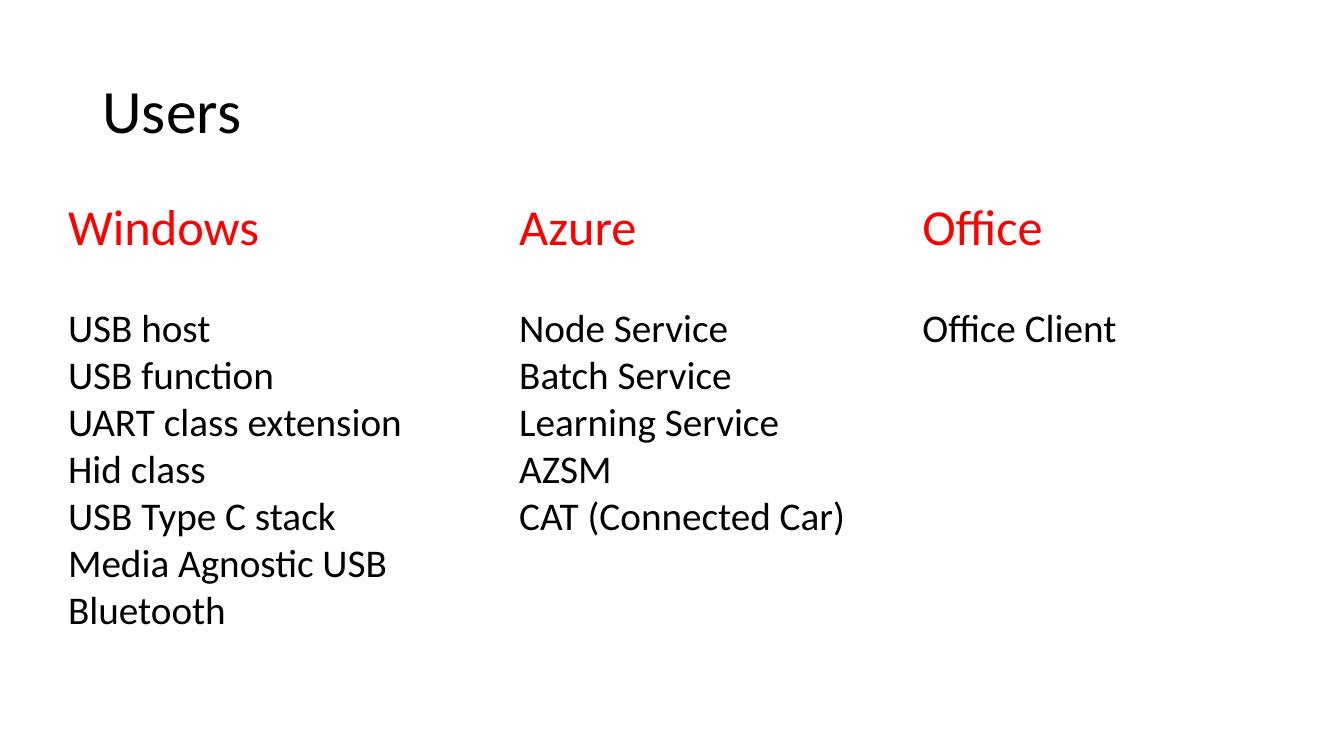
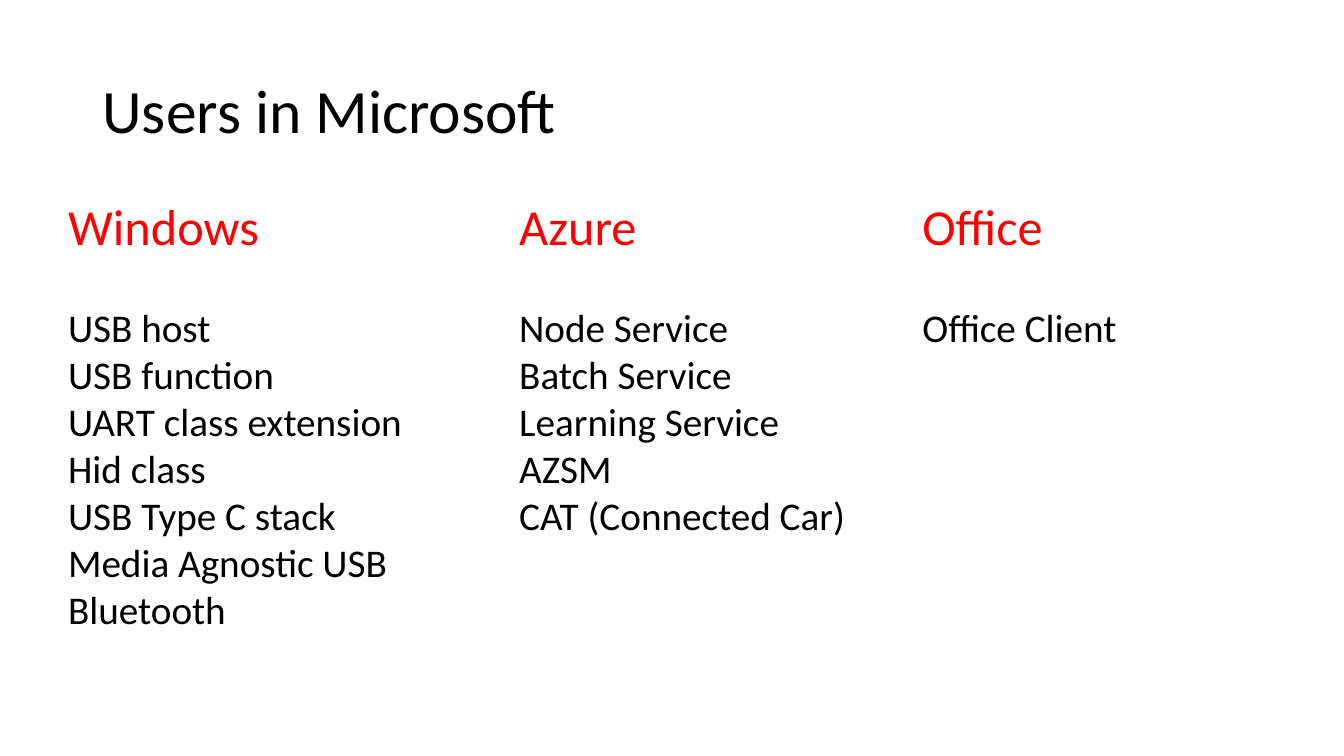
Before and after one commit to p-org/P, a slide deck: slide 11 of RVTutorial/P-tutorial-Part-1.pptx (slide 8 before the commit). Drawn at 1344x756 pixels with LibreOffice and Linux fonts; fonts in the diff are those of the drawing. Boxes give left, top, right and bottom in pixels: in the first picture for what was removed or moved away, otherwise in the second. Text is boxed around its words. In the diff, an @@ line names an element or a change of style, - is before the commit and + after.

```diff
--- a/RVTutorial/P-tutorial-Part-1.pptx
+++ b/RVTutorial/P-tutorial-Part-1.pptx
@@ title at box(102, 90, 555, 134): text changed @@
-Users
+Users in Microsoft
```
Also in this commit, not shown: 5 other slides changed, 7 slides added, 1 slide removed, 6 other files.
